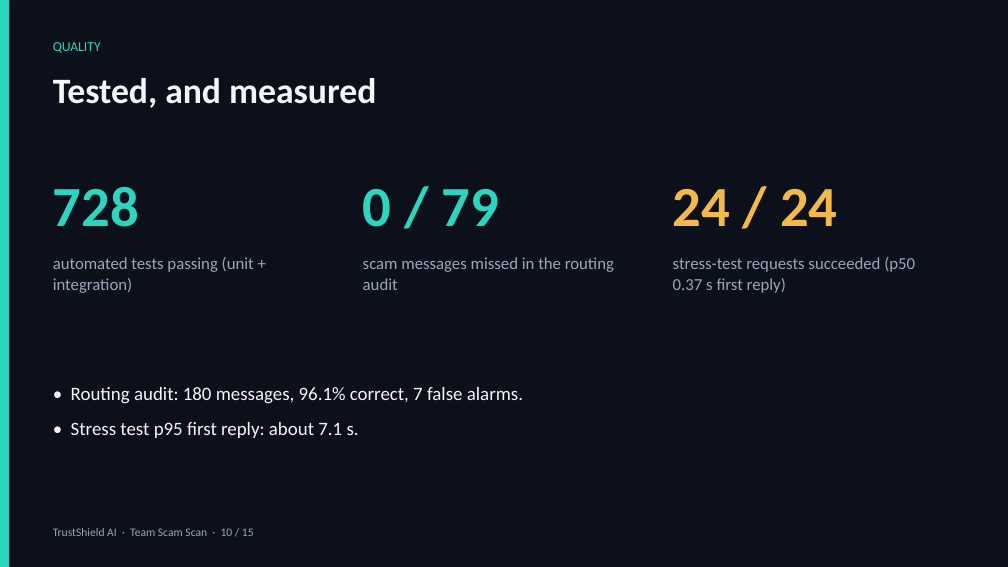
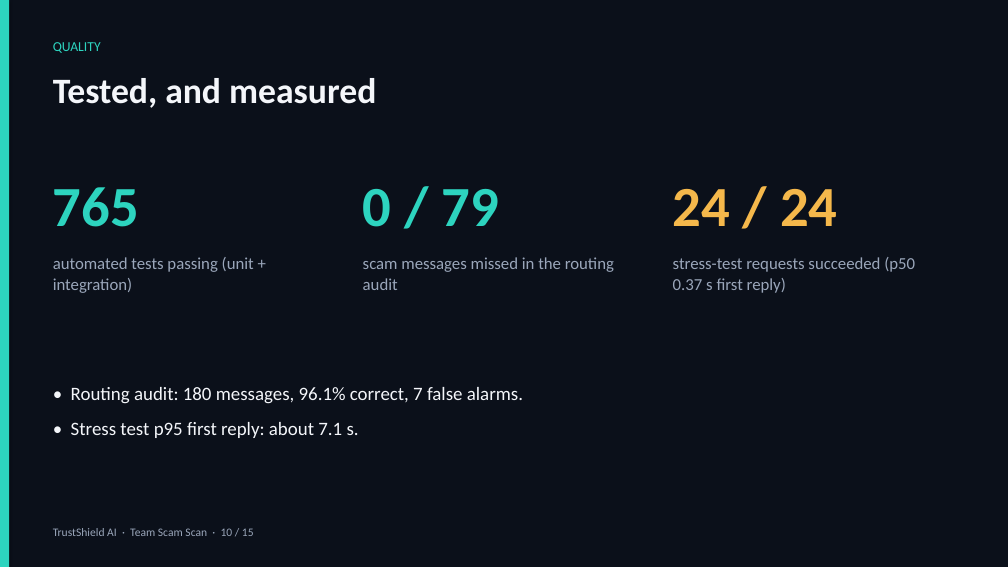
Before and after one commit to shubhsaxena2020/trustshield-ai, a slide deck: slide 10 of docs/presentation/TrustShield_AI_PSIT_TechExpo_2026.pptx. Drawn at 1008x567 pixels with LibreOffice and Linux fonts; fonts in the diff are those of the drawing. Boxes give left, top, right and bottom in pixels: in the first picture for what was removed or moved away, otherwise in the second. Text is boxed around its words. In the diff, an @@ line names an element or a change of style, - is before the commit and + after.

```diff
--- a/docs/presentation/TrustShield_AI_PSIT_TechExpo_2026.pptx
+++ b/docs/presentation/TrustShield_AI_PSIT_TechExpo_2026.pptx
@@ text at [53,187,139,227]: text changed @@
-728
+765
```
Also in this commit, not shown: 4 other slides changed, 5 other files.
